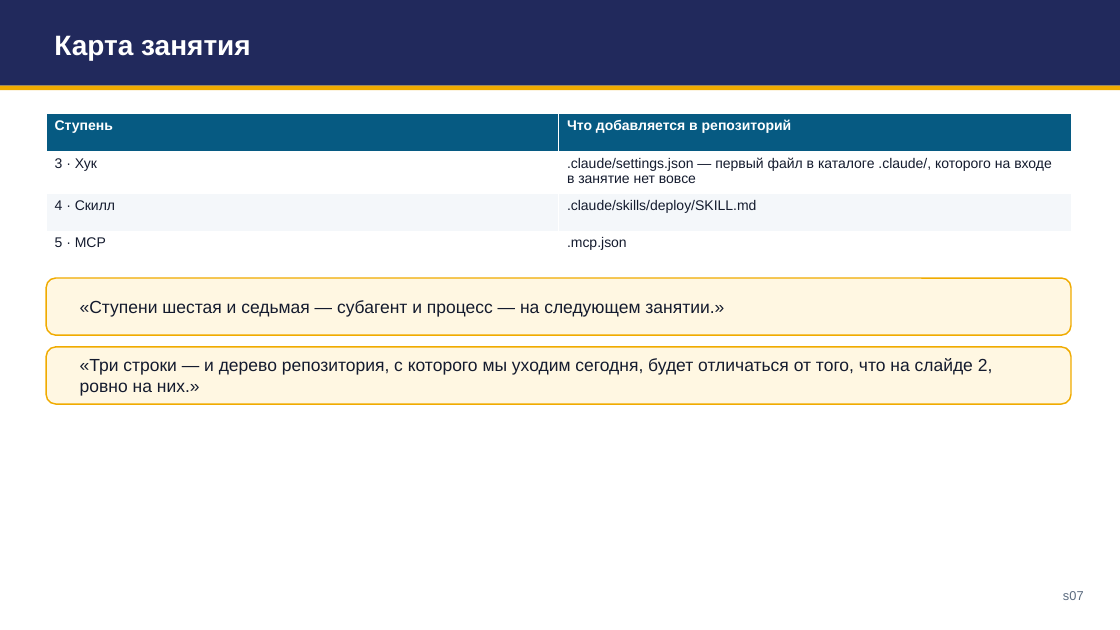
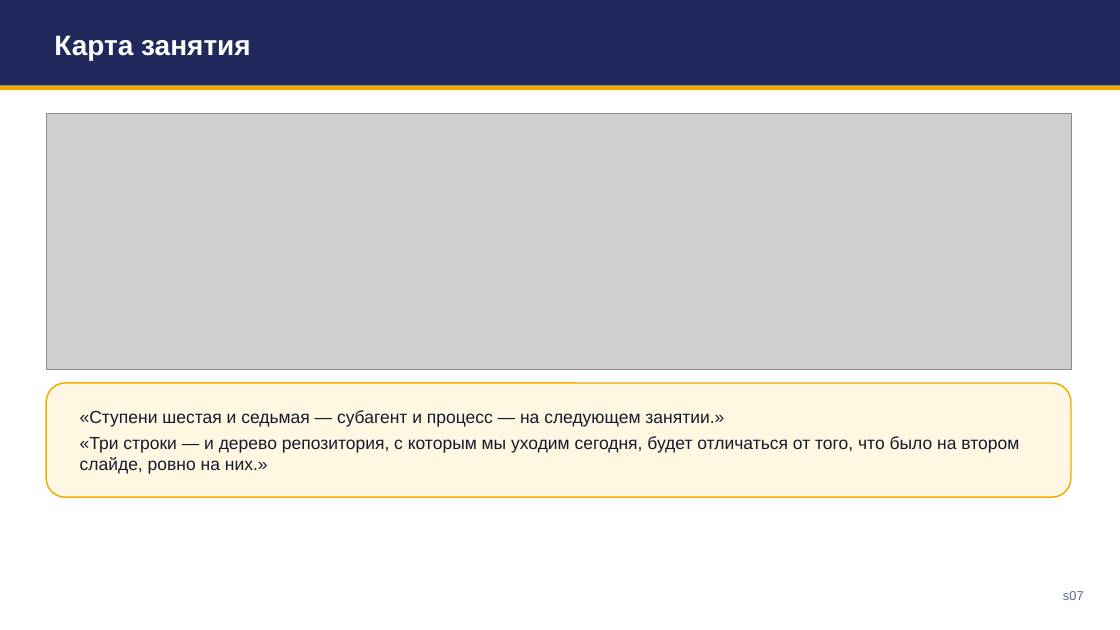
Before and after one commit to tellina-study/AI-usage-lessons, a slide deck: slide 7 of library/seminars/sem-05/rendered/sem-05.pptx. Drawn at 1120x630 pixels with LibreOffice and Linux fonts; fonts in the diff are those of the drawing; grey boxes stand for pictures. Boxes give left, top, right and bottom in pixels: in the first picture for what was removed or moved away, otherwise in the second. Text is boxed around its words. In the diff, an @@ line names an element or a change of style, - is before the commit and + after.

```diff
--- a/library/seminars/sem-05/rendered/sem-05.pptx
+++ b/library/seminars/sem-05/rendered/sem-05.pptx
@@ table removed at (x1=46, y1=113, x2=1071, y2=265), 4 rows, 2 columns @@
-Ступень | Что добавляется в репозиторий
-3 · Хук | .claude/settings.json — первый файл в каталоге .claude/, которого на входе в занятие нет вовсе
-4 · Скилл | .claude/skills/deploy/SKILL.md
-5 · MCP | .mcp.json
@@ picture added at (x1=46, y1=113, x2=1071, y2=370) @@
@@ rounded rectangle removed at (x1=46, y1=347, x2=1071, y2=404) @@
@@ text removed at (x1=80, y1=358, x2=993, y2=396) @@
-«Три строки — и дерево репозитория, с которого мы уходим сегодня, будет отличаться от того, что на слайде 2, ровно на них.»
@@ rounded rectangle resized from (x1=46, y1=278, x2=1071, y2=335) to (x1=46, y1=383, x2=1071, y2=497) @@
@@ text "«Ступени шестая и седьмая — ..." moved from (x1=80, y1=300, x2=724, y2=317) to (x1=80, y1=410, x2=1019, y2=474) @@
@@ text at (x1=80, y1=436, x2=1019, y2=474): paragraph added @@
+«Три строки — и дерево репозитория, с которым мы уходим сегодня, будет отличаться от того, что было на втором слайде, ровно на них.»
```
Also in this commit, not shown: 25 other slides changed, 1 slide added, 1 slide removed, 16 other files.
